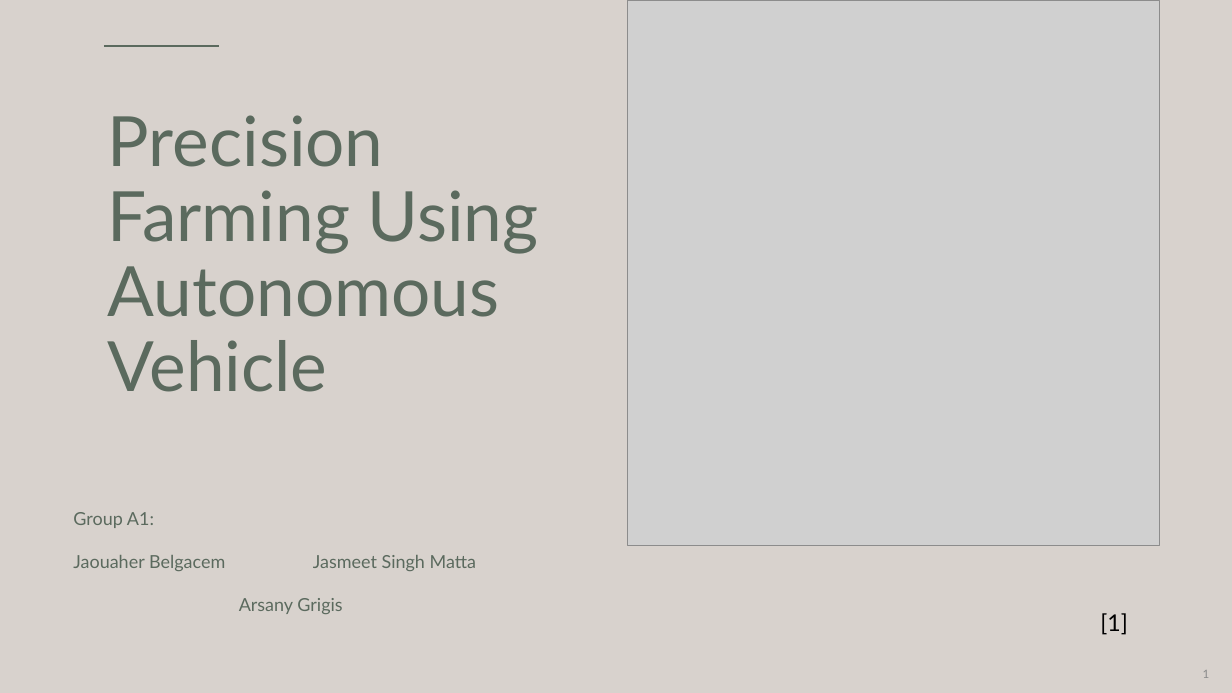
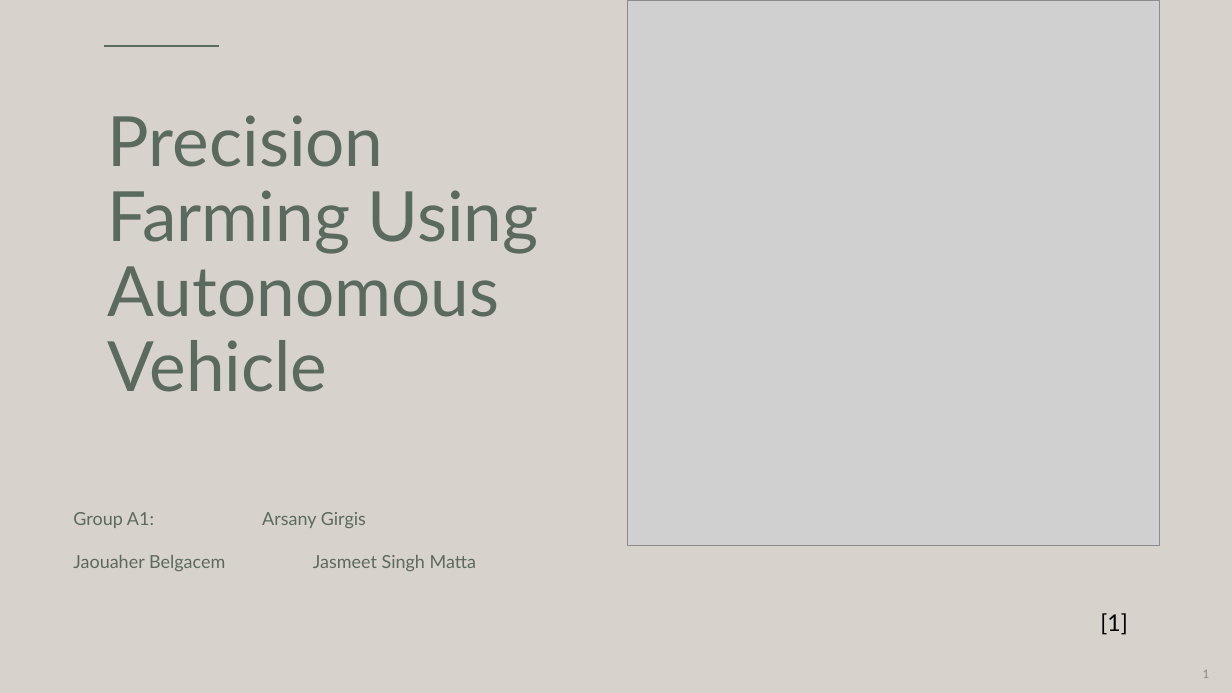
Before and after one commit to JasmeetMatta/Precision-Farming-Bot, a slide deck: slide 1 of Presentation/Precision Farming Using Autonomous Vehicle.pptx. Drawn at 1232x693 pixels with LibreOffice and Linux fonts; fonts in the diff are those of the drawing; grey boxes stand for pictures. Boxes give left, top, right and bottom in pixels: in the first picture for what was removed or moved away, otherwise in the second. Text is boxed around its words. In the diff, an @@ line names an element or a change of style, - is before the commit and + after.

```diff
--- a/Presentation/Precision Farming Using Autonomous Vehicle.pptx
+++ b/Presentation/Precision Farming Using Autonomous Vehicle.pptx
@@ text at (x1=73, y1=512, x2=366, y2=528): text changed @@
-Group A1:
+Group A1: Arsany Girgis
@@ text at (x1=239, y1=598, x2=342, y2=614): paragraph removed @@
-Arsany Grigis
```
Also in this commit, not shown: 1 other slide changed, 8 slides added.
